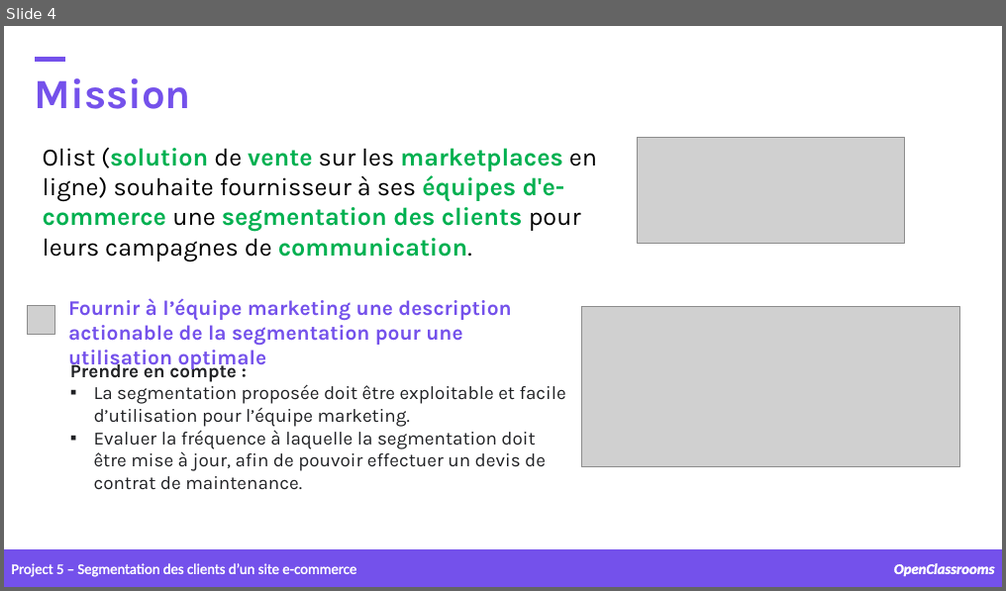
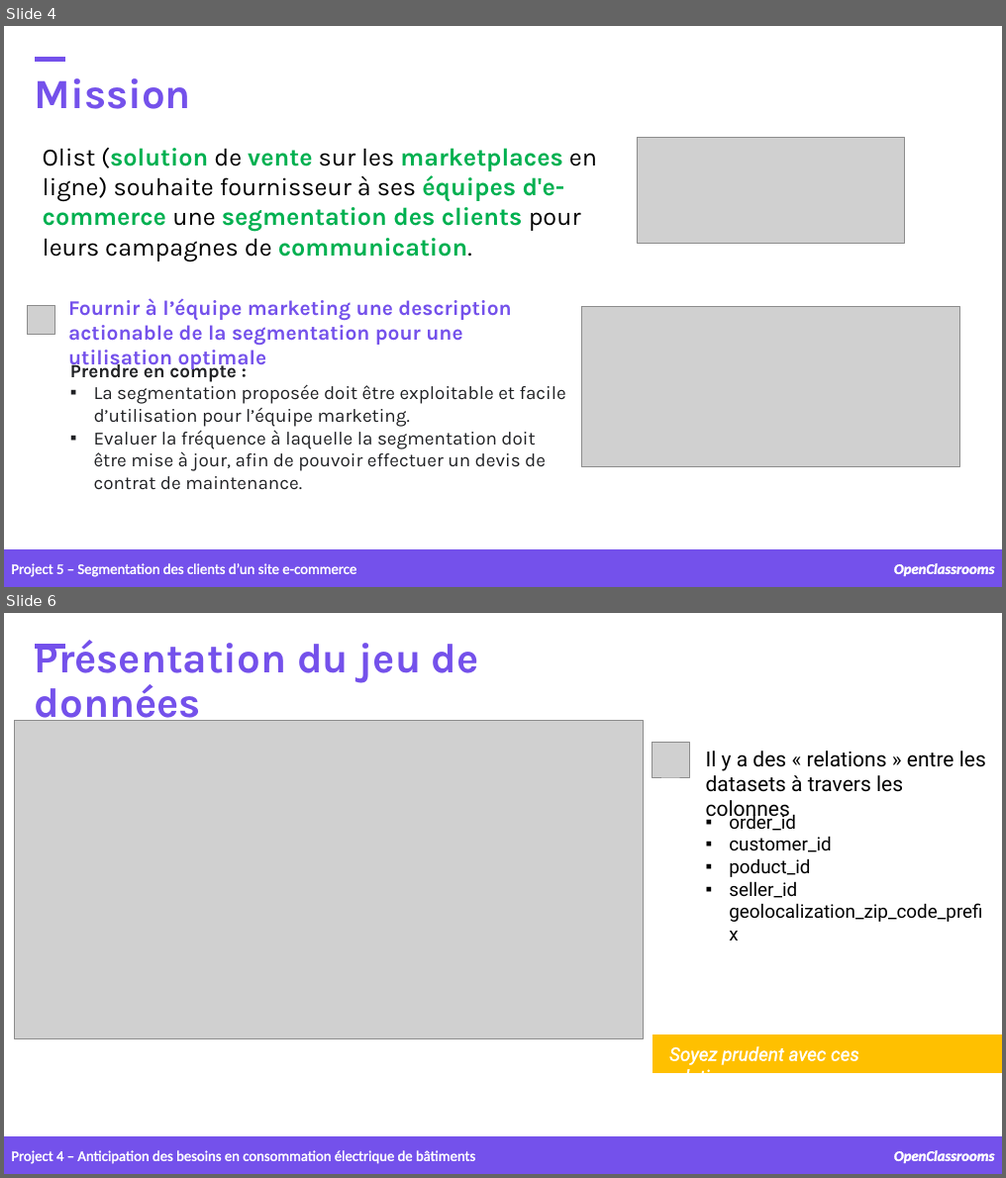
Before and after one commit to samirhinojosa/OC-P5-segment-customers-of-website, a slide deck: supports/P5_presentation v1.pptx. Shown one above the other, each under a label of ours: slide 4 before the commit, slides 4 and 6 after it; the slides between them are not shown. The pictures are 1006x591 and 1006x1178 pixels, drawn with LibreOffice and Linux fonts; fonts in the diff are those of the drawing; grey boxes stand for pictures; background and template pictures are left out. Boxes give left, top, right and bottom in pixels: in the first picture for what was removed or moved away, otherwise in the second. Text is boxed around its words. In the diff, an @@ line names an element or a change of style, - is before the commit and + after.

```diff
--- a/supports/P5_presentation v1.pptx
+++ b/supports/P5_presentation v1.pptx
@@ slide 6 added at bbox=[4, 613, 1002, 1174], background picture (left out) @@
@@ text added at bbox=[35, 640, 479, 729], 40 pt, text #7451EB, bold @@
+Présentation du jeu de données
@@ rectangle added at bbox=[35, 644, 64, 649], fill #7451EB, outline #7451EB 1 pt @@
@@ picture added at bbox=[15, 720, 644, 1039] @@
@@ picture added at bbox=[651, 743, 689, 777] @@
@@ text added at bbox=[706, 751, 986, 792], 20 pt, text #000000 @@
+Il y a des « relations » entre les datasets à travers les colonnes
@@ text added at bbox=[729, 811, 982, 922], 18 pt, text #000000 @@
+▪ order_id
+▪ customer_id
+▪ poduct_id
+▪ seller_id
+  geolocalization_zip_code_prefix
@@ rectangle added at bbox=[653, 1035, 1002, 1072], fill #FFC000, outline #FFC000 1 pt @@
@@ text added at bbox=[669, 1047, 859, 1073], 18 pt, text #FFFFFF, italic @@
+Soyez prudent avec ces relations.
@@ rectangle added at bbox=[4, 1137, 1002, 1174], fill #7451EB, outline #7451EB 1 pt @@
@@ text added at bbox=[11, 1151, 475, 1164], 14 pt, text #FFFFFF @@
+Project 4 – Anticipation des besoins en consommation électrique de bâtiments
@@ text added at bbox=[894, 1151, 995, 1163], 14 pt, text #FFFFFF, bold, italic @@
+OpenClassrooms
```
Also in this commit, not shown: 1 slide changed, 9 other slides added, 2 other files.
